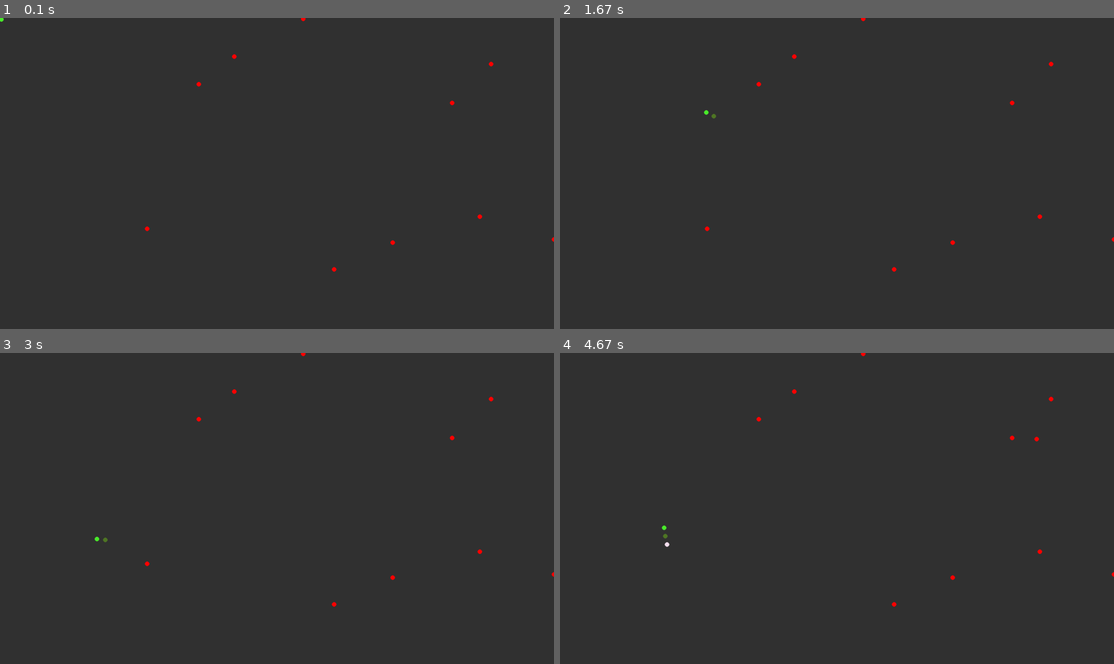
Above: before the commit, frames 1-4 (two rows, left to right).
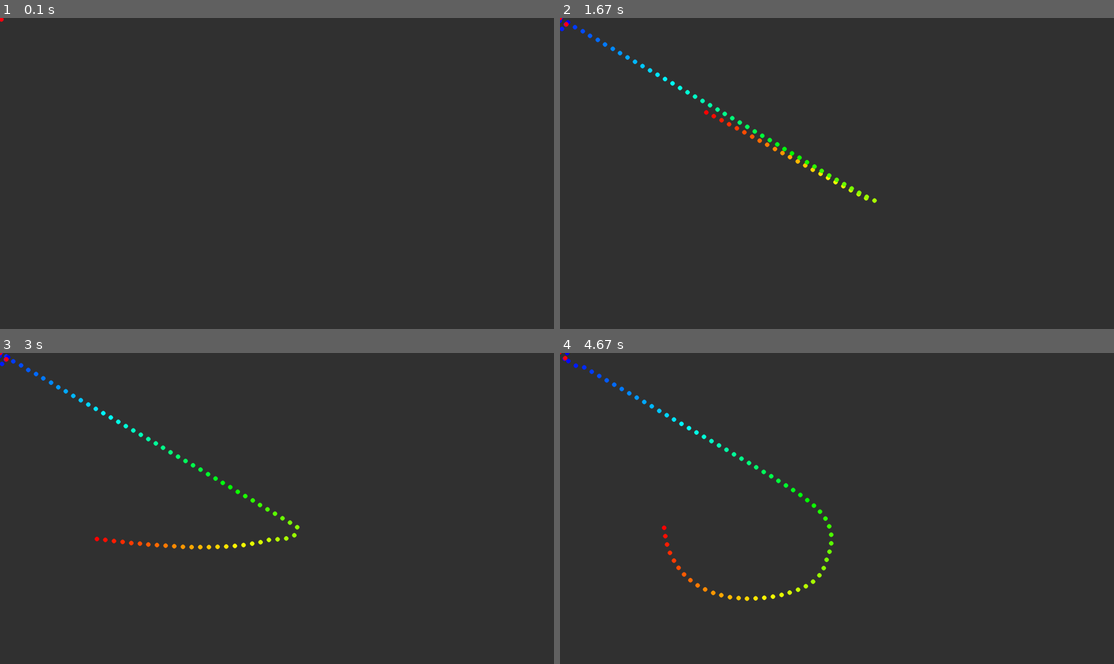
Above: after the commit, the same moments.

Repository: Cuchibambo/Main-Projects
Game: pygame game, started from python/ProceduralAnimations2.py
Same seed, same stepped clock (60 frames per second), same inputs: the game is played once before the commit and once after it.
Inputs (mouse positions are in pixels of both pictures, inside the frame that each line leads up to):
- Up to frame 1 (0.1 s): no input
- Up to frame 2 (1.67 s): click (837, 173) at 0.38 s; click (892, 241) at 0.72 s; click (1041, 282) at 1.05 s; click (704, 111) at 1.38 s
- Up to frame 3 (3 s): click (277, 545) at 1.72 s; click (199, 443) at 2.05 s; click (470, 589) at 2.38 s; click (94, 539) at 2.72 s
- Up to frame 4 (4.67 s): click (676, 449) at 3.05 s; click (704, 564) at 3.38 s; click (1036, 580) at 3.72 s; click (670, 623) at 4.05 s; click (665, 527) at 4.38 s

The runs differ from the first frame. In frame 1, 0.1% of the frame differs, in the area x 0-100%, y 0-82%; in frame 2, 0.8%; in frame 3, 0.8%; in frame 4, 0.9%.

Commit message:
omg thjis is foking isnane I cannot bemlive it

Diff:
--- a/python/ProceduralAnimations2.py
+++ b/python/ProceduralAnimations2.py
@@ -51,29 +51,88 @@
         pos[1] + center[1]
     ]
 
-def AddAPoint():
+def AddAPoint(color):
     folloWho = Points[-1]
     pos = [0,0]
     num = len(Points)+1
-    color = RandomColor()
     Points.append(Point(folloWho,pos,num,color))
 
 def AddFood(width,height):
     Foods.append(Food([random.randint(0,width),random.randint(0,height)], (255,0,0)))
 
-MaxFood = 10
-Foods = []
-nbPoints = 2
+def Convert_HSV_to_RGB(color):
+    H = color[0]
+    S = color[1]
+    V = color[2]
+    # H in degrees
+    # S in percent
+    # V in percent
+    hR, hG, hB = 0, 0, 0
+    H = H%360
+    if H >= 0 and H < 60:
+        hR = 1
+        hG = H/60
+        hB = 0
+    elif H >= 60 and H < 120:
+        hR = (-H/60)+2
+        hG = 1
+        hB = 0
+    elif H >= 120 and H < 180:
+        hR = 0
+        hG = 1
+        hB = (H/60)-2
+    elif H >= 180 and H < 240:
+        hR = 0
+        hG = (-H/60)+4
+        hB = 1
+    elif H >= 240 and H < 300:
+        hR = (H/60)-4
+        hG = 0
+        hB = 1
+    elif H >= 300 and H < 360:
+        hR = 1
+        hG = 0
+        hB = (-H/60)+6
+
+    R = hR+1-S
+    G = hG+1-S
+    B = hB+1-S
+    if R>1: R=1
+    if G>1: G=1
+    if B>1: B=1
+    R = R*V
+    G = G*V
+    B = B*V
+    print((int(R*255),int(G*255),int(B*255)))
+    return (int(R*255),int(G*255),int(B*255))
+
+
+nbPoints = 100
 PointRadius = 8
 Closeness = 30
 grow = False
-FoodSpawn = True
+FoodSpawn = False
+MaxFood = 10
+Foods = []
 TimeBetweenPointsSpawn = 1000*5
-Points = [Point(None, [0,0], 0, RandomColor())]
-for i in range(nbPoints-1):
-    Points.append(Point(Points[i], [0,0], i+1, RandomColor()))
+ColorsRandom = True
+PointsPerRainbow = 100
+StartColor = [0,1,1] # HSV in degrees and ratios respectively
+CurrentColor = StartColor
+RandomBgColor = False
+
+if not ColorsRandom:
+    Points = [Point(None, [0,0], 0, RandomColor())]
+    for _ in range(nbPoints-1):
+        AddAPoint(RandomColor())
+else:
+    Points = [Point(None, [0,0], 0, Convert_HSV_to_RGB(StartColor))]
+    for i in range(nbPoints-1):
+        CurrentColor[0] += 360/(PointsPerRainbow-1)
+        AddAPoint(Convert_HSV_to_RGB(CurrentColor))
 
 def main():
+    global nbPoints, CurrentColor
     pygame.init()
     width, height = 1920, 1080
     GROW = pygame.USEREVENT+1
@@ -82,7 +141,10 @@
         while len(Foods) < MaxFood:
             AddFood(width,height)
     Surface = pygame.display.set_mode((width,height))
-    backgroundColor = (50,50,50)
+    if RandomBgColor:
+        backgroundColor = RandomColor()
+    else:
+       backgroundColor = (50,50,50)
     pygame.draw.rect(Surface, backgroundColor, pygame.Rect(0, 0, width, height))
     pygame.display.flip()
 
@@ -93,7 +155,14 @@
                 running = False
             elif event.type == GROW:
                 if grow:
-                    AddAPoint()
+                    if ColorsRandom:
+                        nbPoints+=1
+                        CurrentColor[0] += 360/(PointsPerRainbow-1)
+                        AddAPoint(Convert_HSV_to_RGB(CurrentColor))
+                    else:
+                        nbPoints+=1
+                        AddAPoint(RandomColor())
+
 
         pygame.draw.rect(Surface, backgroundColor, pygame.Rect(0, 0, width, height))
 
@@ -108,12 +177,21 @@
                     point.pos[0] >= food.pos[0]-PointRadius and
                     point.pos[1] <= food.pos[1]+PointRadius and
                     point.pos[1] >= food.pos[1]-PointRadius):
-                    AddAPoint()
-                    Foods.remove(food)
-                    AddFood(width,height)
+                    if ColorsRandom:
+                        nbPoints+=1
+                        CurrentColor[0] += 360/(PointsPerRainbow-1)
+                        AddAPoint(Convert_HSV_to_RGB(CurrentColor))
+                        Foods.remove(food)
+                        AddFood(width,height)
+                    else:
+                        nbPoints+=1
+                        AddAPoint(RandomColor())
+                        Foods.remove(food)
+                        AddFood(width,height)
 
         for point in Points:
             pygame.draw.circle(Surface, point.color, (point.pos[0],point.pos[1]), PointRadius)
+        print(nbPoints)
 
         for food in Foods:
             pygame.draw.circle(Surface, food.color, (food.pos[0],food.pos[1]), PointRadius)
